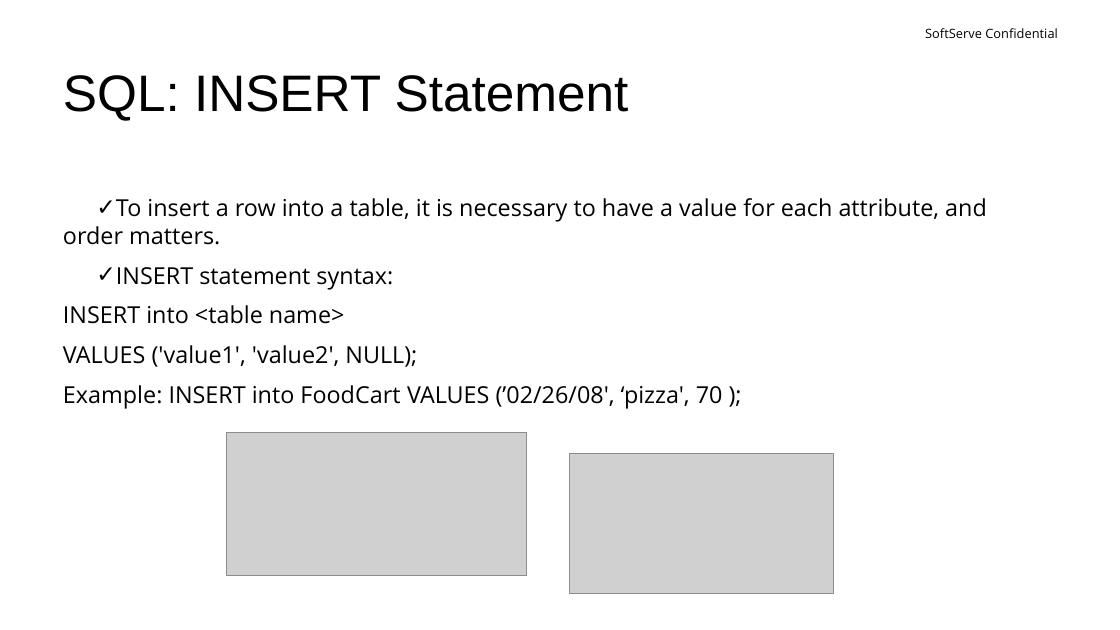
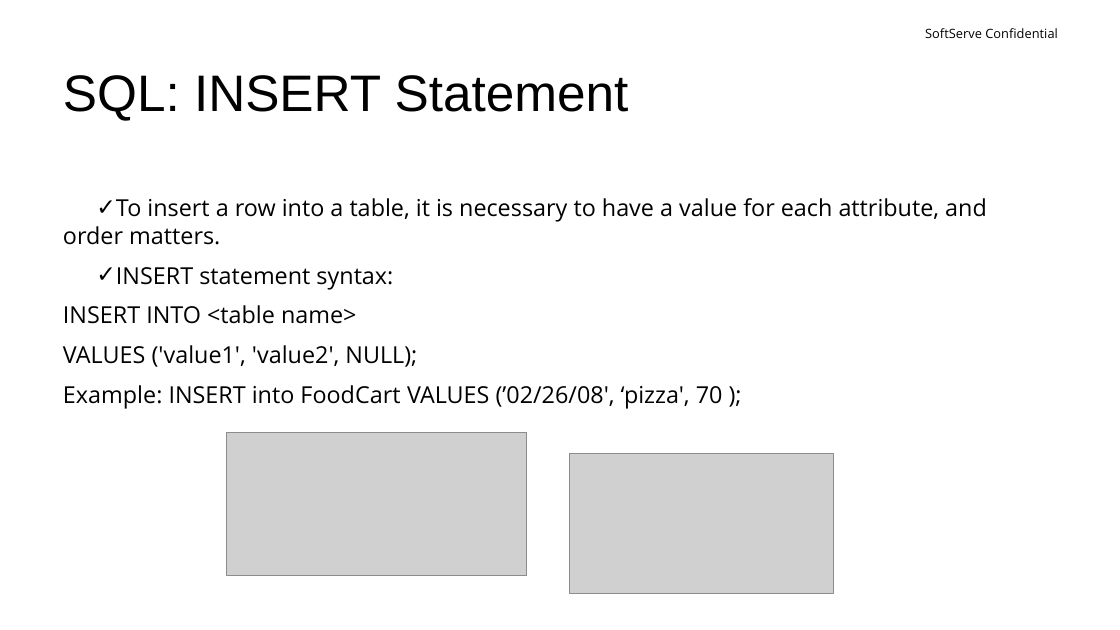
Before and after one commit to yuriimartynenko/softserve, a slide deck: slide 16 of presentation/sql.pptx. Drawn at 1120x630 pixels with LibreOffice and Linux fonts; fonts in the diff are those of the drawing; grey boxes stand for pictures; background and template pictures are left out. Boxes give left, top, right and bottom in pixels: in the first picture for what was removed or moved away, otherwise in the second. Text is boxed around its words. In the diff, an @@ line names an element or a change of style, - is before the commit and + after.

```diff
--- a/presentation/sql.pptx
+++ b/presentation/sql.pptx
@@ text at (x1=63, y1=305, x2=357, y2=324): text changed @@
-INSERT into <table name>
+INSERT INTO <table name>
```
Also in this commit, not shown: 8 other slides changed.
